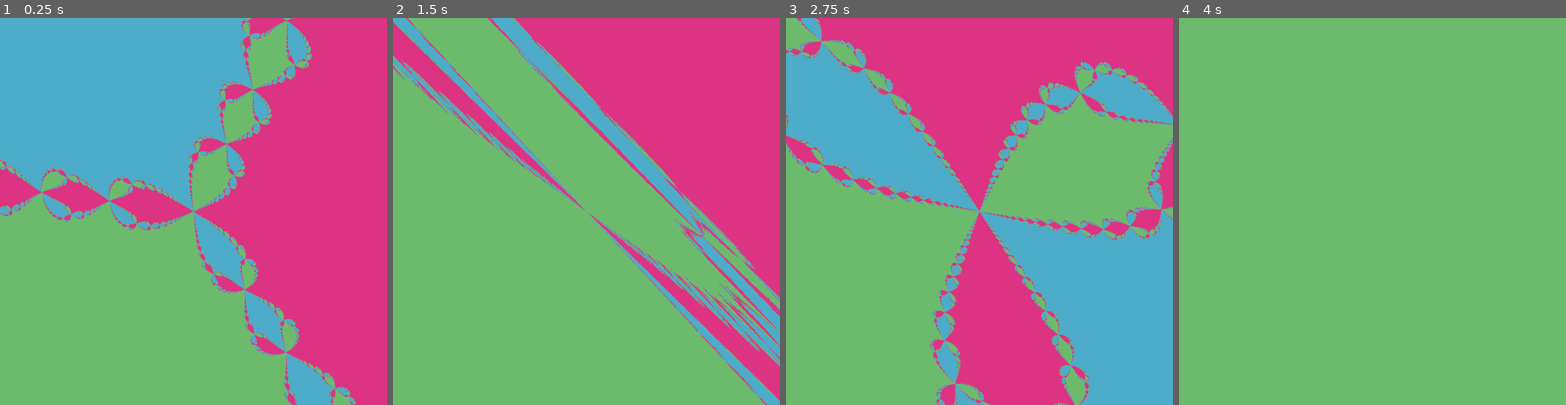
Above: before the commit, frames 1-4 (left to right).
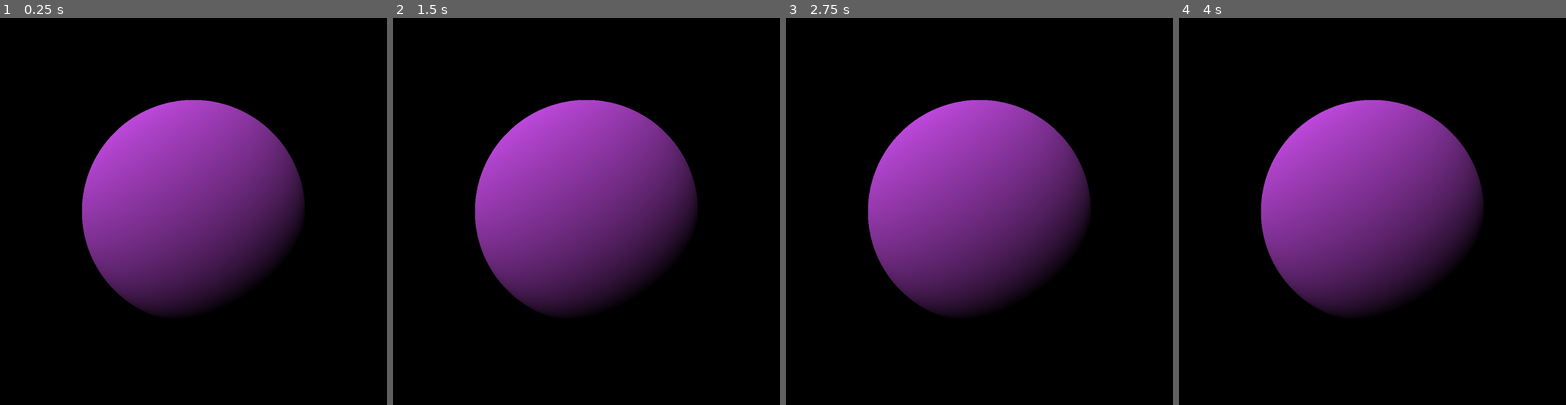
Above: after the commit, the same moments.

Repository: PhilippeZ-Dev/CreativeCoding
Game: Godot game, scene res://Scenes/fractals.tscn
Two runs of this game, one before a commit and one after it. Both use one fixed random seed, a clock stepped at 60 frames per second and the inputs below.
Inputs:
- Up to frame 1 (0.25 s): no input
- Up to frame 2 (1.5 s): no input
- Up to frame 3 (2.75 s): no input
- Up to frame 4 (4 s): no input

The runs differ from the first frame. In frame 1, 100% of the frame differs, in the area x 0-100%, y 0-100%; in frame 2, 100%; in frame 3, 100%; in frame 4, 100%.

Commit message:
basic ray marching sphere

Diff:
--- a/Scenes/fractals.tscn
+++ b/Scenes/fractals.tscn
@@ -4,30 +4,16 @@
 [ext_resource type="Script" uid="uid://44j3dk63ccaq" path="res://Scripts/Shapes.gd" id="1_wpswc"]
 [ext_resource type="Material" uid="uid://b3fdn3v2visgg" path="res://Materials/M_BurnignShip.tres" id="3_e6vod"]
 [ext_resource type="Script" uid="uid://2fy8m61tbb2o" path="res://Scripts/Screenshot.gd" id="3_iaxo3"]
-[ext_resource type="Shader" uid="uid://bxkrat8b7jic0" path="res://Shaders/JuliaSets.gdshader" id="4_h4nn3"]
+[ext_resource type="Material" uid="uid://r62ec82ro2al" path="res://Materials/M_JuliaSets.tres" id="4_k2t27"]
 [ext_resource type="Script" uid="uid://7mwytj4mg015" path="res://Scripts/JuliaSetsAnimation.gd" id="5_d6kcm"]
-[ext_resource type="Gradient" uid="uid://bn63wg0mc5xof" path="res://Ressources/JuliaMandelbrotGradient.tres" id="5_thm8b"]
-[ext_resource type="Shader" uid="uid://cqnblr3mmtmjk" path="res://Shaders/Newton.gdshader" id="7_pkxfo"]
-[ext_resource type="Texture2D" uid="uid://dx5eupgsw3wle" path="res://Ressources/Pastel_3_Gradient.tres" id="8_au54f"]
-
-[sub_resource type="GradientTexture1D" id="GradientTexture1D_0qdkc"]
-gradient = ExtResource("5_thm8b")
-
-[sub_resource type="ShaderMaterial" id="ShaderMaterial_tcxcm"]
-shader = ExtResource("4_h4nn3")
-shader_parameter/isPortrait = false
-shader_parameter/c = Vector2(-0.745, 0.095)
-shader_parameter/offset = Vector2(0, 0)
-shader_parameter/zoom = 0.2
-shader_parameter/iterations = 75
-shader_parameter/gradient = SubResource("GradientTexture1D_0qdkc")
+[ext_resource type="Material" uid="uid://dl1r3lhiime8l" path="res://Materials/M_Newton.tres" id="6_pkxfo"]
+[ext_resource type="Shader" uid="uid://bkrogavnlrjy7" path="res://Shaders/RaymarchingTest.gdshader" id="7_pkxfo"]
 
 [sub_resource type="ShaderMaterial" id="ShaderMaterial_au54f"]
 shader = ExtResource("7_pkxfo")
-shader_parameter/iterations = 100
-shader_parameter/gradient = ExtResource("8_au54f")
-shader_parameter/zoom = 2.0
-shader_parameter/roots = PackedVector2Array(1, 0, -0.5, 0.866, -0.5, -0.866)
+shader_parameter/_color = Color(0.75494796, 0.28781706, 0.8749245, 1)
+shader_parameter/_cameraPosition = Vector3(0, 0, -2)
+shader_parameter/_lightPos = Vector3(1.925, 2.875, 1.5)
 
 [sub_resource type="StyleBoxFlat" id="StyleBoxFlat_eoume"]
 bg_color = Color(1, 1, 1, 0.784314)
@@ -59,6 +45,7 @@
 metadata/_edit_use_anchors_ = true
 
 [node name="Mandelbrot_rect" type="ColorRect" parent="Fractals" unique_id=1077240613]
+visible = false
 material = ExtResource("1_bup5k")
 layout_mode = 0
 offset_right = 1000.0
@@ -75,7 +62,7 @@
 
 [node name="Julia_rect" type="ColorRect" parent="Fractals" unique_id=1520096452]
 visible = false
-material = SubResource("ShaderMaterial_tcxcm")
+material = ExtResource("4_k2t27")
 layout_mode = 0
 offset_right = 1000.0
 offset_bottom = 1000.0
@@ -84,6 +71,13 @@
 metadata/_edit_use_anchors_ = true
 
 [node name="Newton" type="ColorRect" parent="Fractals" unique_id=1200717099]
+material = ExtResource("6_pkxfo")
+layout_mode = 0
+offset_right = 1000.0
+offset_bottom = 1000.0
+metadata/_edit_use_anchors_ = true
+
+[node name="RayMarching" type="ColorRect" parent="Fractals" unique_id=1889117300]
 material = SubResource("ShaderMaterial_au54f")
 layout_mode = 0
 offset_right = 1000.0
--- /dev/null
+++ b/Shaders/RaymarchingTest.gdshader
@@ -0,0 +1,108 @@
+shader_type canvas_item;
+
+struct Sphere
+{
+	vec3 center;
+	float radius;
+};
+
+Sphere MakeSphere(vec3 center, float radius)
+{
+	Sphere sphere;
+	sphere.center  = center;
+	sphere.radius = radius;
+	return sphere;
+}
+
+uniform vec3 _color : source_color = vec3(1.0,0.0,0.0);
+uniform vec3 _cameraPosition = vec3(0.0,0.0,-5.0);
+uniform vec3 _lightPos = vec3(2.0, -5.0, 3.0);
+
+// p: point in space
+// c: center of sphere
+// r: radius of sphere
+float _DistanceFromSphere(vec3 p, vec3 c, float r)
+{
+	return length(p-c)-r;
+}
+
+float DistanceFromSphere(vec3 p, Sphere s)
+{
+	return length(p-s.center)-s.radius;
+}
+
+float MapTheWorld(vec3 pos)
+{
+	float sphere_0 = _DistanceFromSphere(pos,  vec3(0), 1);
+
+	// add other spheres
+
+	return sphere_0;
+}
+
+vec3 CalculateNormal(vec3 p)
+{
+	const vec3 smallStep = vec3(0.001, 0.0, 0.0);
+	float gradient_x = MapTheWorld(p + smallStep.xyy) - MapTheWorld(p - smallStep.xyy);
+	float gradient_y =  MapTheWorld(p + smallStep.yxy) - MapTheWorld(p - smallStep.yxy);
+	float gradient_z =  MapTheWorld(p + smallStep.yyx) - MapTheWorld(p - smallStep.yyx);
+
+	vec3 normal = vec3(gradient_x, gradient_y, gradient_z);
+
+	return normalize(normal);
+}
+
+float CalculateLightIntensity(vec3 pos, vec3 norm)
+{
+	vec3 directionToLight = normalize(pos - _lightPos);
+	return max(0, dot(norm, directionToLight));
+}
+
+vec3 RayMarch(vec3 ro, vec3 rd)
+{
+	float totaldistanceTraveled = 0.0;
+	const int NumberOfSteps = 32;
+	const float MinimumHitDistance = .001;
+	const float MaximumTraceDistance = 1000.0;
+
+	for(int i = 0; i < NumberOfSteps; ++i)
+	{
+		// calculate current position along ray
+		vec3 currentPos = ro + totaldistanceTraveled * rd;
+
+		// we assume that the sphere is centered at the origin and the radius is 1
+		//float distanceToClosest = _DistanceFromSphere(currentPos, vec3(0), 1.0);
+		float distanceToClosest = MapTheWorld(currentPos);
+
+		if(distanceToClosest < MinimumHitDistance)
+		{
+			// return color if we hit something
+			vec3 normal = CalculateNormal(currentPos);
+			return _color * CalculateLightIntensity(currentPos, normal);
+		}
+
+		// miss
+		if(totaldistanceTraveled > MaximumTraceDistance)
+		{
+			break;
+		}
+		// accumulate the distance traveled
+		totaldistanceTraveled += distanceToClosest;
+	}
+
+	// if we got here, we hit nothing and return the backgroundcolor
+	return vec3(0);
+}
+
+void fragment()
+{
+	vec2 uv = UV *2.0 -1.0;
+
+	vec3 cameraPosition = _cameraPosition;
+	vec3 ro = cameraPosition;
+	vec3 rd = vec3(uv,1.0);
+
+	vec3 shadedRay = RayMarch(ro, rd);
+
+	COLOR = vec4(shadedRay, 1.0);
+}
